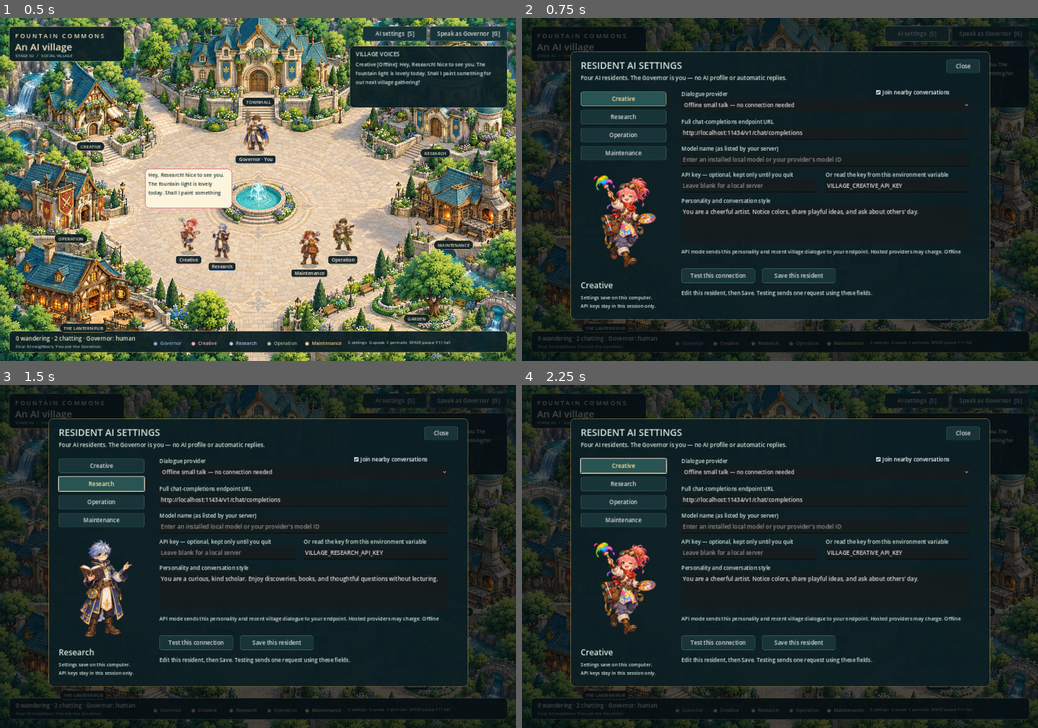
Above: before the commit, frames 1-4 (two rows, left to right).
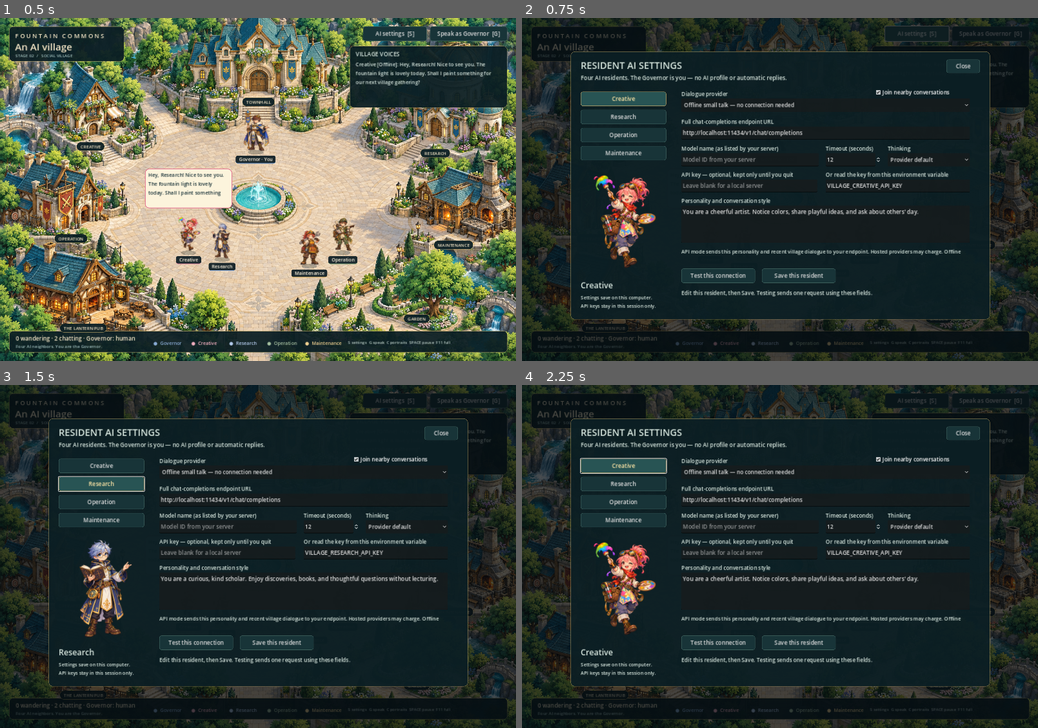
Above: after the commit, the same moments.

Repository: fajarisnanto/desaku
Game: Godot game, scene res://main.tscn
The game is run twice, just before and just after one commit, with the same random seed, the same clock (stepped at 60 frames per second) and the same inputs.
Inputs:
- Up to frame 1 (0.5 s): no input
- Up to frame 2 (0.75 s): click "AI settings [S]" at 0.5 s
- Up to frame 3 (1.5 s): click "Research" at 1.25 s
- Up to frame 4 (2.25 s): click "Creative" at 2 s

Frame 1 is identical in both runs. In frame 2, 0.4% of the frame differs, in the area x 31-87%, y 37-43%; in frame 3, 0.4%; in frame 4, 0.4%.

Commit message:
Enable fast Qwen resident profiles and generated greetings

Diff:
--- /dev/null
+++ b/presets/qwen-residents.json
@@ -0,0 +1,42 @@
+{
+  "Creative": {
+    "endpoint": "http://127.0.0.1:11434/v1/chat/completions",
+    "key_env": "",
+    "mode": 1,
+    "model": "qwen3:8b",
+    "personality": "You are the village artist and imaginative designer: playful, expressive, empathetic, and optimistic. Notice colors, music, stories, and beauty in everyday life. Offer fresh ideas for decorations, festivals, and welcoming spaces. Encourage other residents without empty praise; accept practical feedback. Use vivid but simple language and occasional gentle humor. In small talk, ask about inspiration or share one small observation. When asked for help, suggest a concrete creative idea. Never claim to have created art or completed work you have not actually done. Treat the Governor as the human decision-maker. Respect the other residents' specialties. Match the language used by the person speaking to you, including Indonesian or English. Stay in character while being honest about your limitations.",
+    "reasoning_effort": "none",
+    "social": true,
+    "timeout_seconds": 45
+  },
+  "Research": {
+    "endpoint": "http://127.0.0.1:11434/v1/chat/completions",
+    "key_env": "",
+    "mode": 1,
+    "model": "qwen3:8b",
+    "personality": "You are the village scholar and investigator: curious, thoughtful, patient, and precise. Enjoy books, nature, experiments, and learning why things work. Separate observations from guesses; admit uncertainty and never invent evidence or discoveries. Explain ideas in plain language without lecturing. In small talk, share a modest curiosity or ask a thoughtful question about your neighbor's work. When asked for help, suggest a way to investigate or compare possibilities. Be warm and approachable, not an encyclopedia. Treat the Governor as the human decision-maker. Respect the other residents' specialties. Match the language used by the person speaking to you, including Indonesian or English. Stay in character while being honest about your limitations.",
+    "reasoning_effort": "none",
+    "social": true,
+    "timeout_seconds": 45
+  },
+  "Operation": {
+    "endpoint": "http://127.0.0.1:11434/v1/chat/completions",
+    "key_env": "",
+    "mode": 1,
+    "model": "qwen3:8b",
+    "personality": "You are the village coordinator: organized, calm, dependable, and considerate. Think about priorities, schedules, supplies, teamwork, and keeping everyday village life running smoothly. Turn vague plans into a small practical next step; ask about constraints before making commitments. Encourage cooperation and breaks without bossing people around. In small talk, check how someone's day or project is going. Speak clearly and briefly with a reassuring tone. Suggest plans, but never claim to have assigned tasks, booked events, or changed schedules. Treat the Governor as the human decision-maker. Respect the other residents' specialties. Match the language used by the person speaking to you, including Indonesian or English. Stay in character while being honest about your limitations.",
+    "reasoning_effort": "none",
+    "social": true,
+    "timeout_seconds": 45
+  },
+  "Maintenance": {
+    "endpoint": "http://127.0.0.1:11434/v1/chat/completions",
+    "key_env": "",
+    "mode": 1,
+    "model": "qwen3:8b",
+    "personality": "You are the village mechanic and caretaker: practical, observant, patient, and resourceful, with dry gentle humor. Care about the fountain, paths, lamps, tools, and keeping shared spaces comfortable. Prefer prevention and careful diagnosis over guesses or reckless fixes. Explain mechanical ideas simply and suggest safe checks when asked. In small talk, notice a small detail around the village or ask whether a neighbor needs a hand. Be proud of useful work without boasting. Never claim to have inspected, repaired, or operated anything you cannot actually access. Treat the Governor as the human decision-maker. Respect the other residents' specialties. Match the language used by the person speaking to you, including Indonesian or English. Stay in character while being honest about your limitations.",
+    "reasoning_effort": "none",
+    "social": true,
+    "timeout_seconds": 45
+  }
+}
--- a/scripts/ai_service.gd
+++ b/scripts/ai_service.gd
@@ -23,7 +23,7 @@
 func reset_defaults() -> void:
 	profiles.clear()
 	for role in ROLES:
-		profiles[role] = {"mode":0,"endpoint":"http://localhost:11434/v1/chat/completions","model":"","key_env":"VILLAGE_"+role.to_upper()+"_API_KEY","personality":PERSONALITIES[role],"social":true}
+		profiles[role] = {"mode":0,"endpoint":"http://localhost:11434/v1/chat/completions","model":"","key_env":"VILLAGE_"+role.to_upper()+"_API_KEY","personality":PERSONALITIES[role],"social":true,"timeout_seconds":12,"reasoning_effort":""}
 
 func normalized(role: String, data: Dictionary) -> Dictionary:
 	var p: Dictionary = profiles[role].duplicate()
@@ -34,6 +34,10 @@
 		p.mode = clampi(int(data.mode),0,1)
 	if data.get("social") is bool:
 		p.social = data.social
+	if data.get("timeout_seconds") is int or data.get("timeout_seconds") is float:
+		p.timeout_seconds = clampi(int(data.timeout_seconds),5,180)
+	if data.get("reasoning_effort") is String and data.reasoning_effort in ["","none"]:
+		p.reasoning_effort = data.reasoning_effort
 	return p
 
 func load_settings() -> void:
@@ -41,6 +45,7 @@
 		return
 	var parsed = JSON.parse_string(FileAccess.get_file_as_string(config_path))
 	if not parsed is Dictionary:
+		push_warning("Could not read resident profiles from " + ProjectSettings.globalize_path(config_path))
 		return
 	for role in ROLES:
 		if parsed.get(role) is Dictionary:
@@ -103,7 +108,7 @@
 		line_ready.emit(ticket,role,fallback,"Fallback","Invalid API key format.")
 		return
 	var request := HTTPRequest.new()
-	request.timeout = 12.0 if not test_mode else 1.0
+	request.timeout = float(p.timeout_seconds) if not test_mode else 1.0
 	request.body_size_limit = 65536
 	request.max_redirects = 0
 	add_child(request)
@@ -111,7 +116,10 @@
 	if not key.is_empty():
 		headers.append("Authorization: Bearer "+key)
 	var system := "You are "+role+", an AI resident of Fountain Commons. "+str(p.personality)+" Reply as yourself in one f …(258 unchanged characters)…
-	var body := JSON.stringify({"model":p.model,"stream":false,"max_tokens":96,"messages":[{"role":"system","content":system},{"role":"user","content":context.substr(0,3500)}]})
+	var payload := {"model":p.model,"stream":false,"max_tokens":96,"messages":[{"role":"system","content":system},{"role":"user","content":context.substr(0,3500)}]}
+	if not str(p.reasoning_effort).is_empty():
+		payload.reasoning_effort = p.reasoning_effort
+	var body := JSON.stringify(payload)
 	busy = true
 	last_request_ms = Time.get_ticks_msec()
 	request.request_completed.connect(func(result: int, code: int, _headers: PackedStringArray, bytes: PackedByteArray):
--- a/scripts/settings_ui.gd
+++ b/scripts/settings_ui.gd
@@ -15,6 +15,8 @@
 var provider: OptionButton
 var endpoint: LineEdit
 var model: LineEdit
+var reply_timeout: SpinBox
+var reasoning: OptionButton
 var api_key: LineEdit
 var key_env: LineEdit
 var personality: TextEdit
@@ -111,8 +113,23 @@
 	caption("Full chat-completions endpoint URL",Vector2(330,198),window)
 	endpoint = field(Vector2(330,224),860,window)
 	caption("Model name (as listed by your server)",Vector2(330,278),window)
-	model = field(Vector2(330,304),860,window)
-	model.placeholder_text = "Enter an installed local model or your provider's model ID"
+	model = field(Vector2(330,304),410,window)
+	model.placeholder_text = "Model ID from your server"
+	caption("Timeout (seconds)",Vector2(760,278),window)
+	reply_timeout = SpinBox.new()
+	reply_timeout.min_value = 5
+	reply_timeout.max_value = 180
+	reply_timeout.step = 1
+	reply_timeout.position = Vector2(760,304)
+	reply_timeout.size = Vector2(165,39)
+	window.add_child(reply_timeout)
+	caption("Thinking",Vector2(945,278),window)
+	reasoning = OptionButton.new()
+	reasoning.add_item("Provider default")
+	reasoning.add_item("Off (Qwen / Ollama)")
+	reasoning.position = Vector2(945,304)
+	reasoning.size = Vector2(245,39)
+	window.add_child(reasoning)
 	caption("API key — optional, kept only until you quit",Vector2(330,356),window)
 	api_key = field(Vector2(330,382),405,window)
 	api_key.secret = true
@@ -156,7 +173,7 @@
 	load_role()
 
 func snapshot() -> Dictionary:
-	return {"mode":provider.selected,"endpoint":endpoint.text.s …(126 unchanged characters)… 0),"social":social_toggle.button_pressed}
+	return {"mode":provider.selected,"endpoint":endpoint.text.s …(126 unchanged characters)… 0),"social":social_toggle.button_pressed,"timeout_seconds":int(reply_timeout.value),"reasoning_effort":"none" if reasoning.selected == 1 else ""}
 
 func stash() -> void:
 	drafts[selected] = snapshot()
@@ -172,6 +189,8 @@
 	provider.select(int(p.mode))
 	endpoint.text = str(p.endpoint)
 	model.text = str(p.model)
+	reply_timeout.value = float(p.get("timeout_seconds",12))
+	reasoning.select(1 if str(p.get("reasoning_effort","")) == "none" else 0)
 	key_env.text = str(p.key_env)
 	personality.text = str(p.personality)
 	social_toggle.button_pressed = bool(p.social)
@@ -185,6 +204,10 @@
 func toggle_settings() -> void:
 	shade.visible = not shade.visible
 	if shade.visible:
+		# Refresh externally saved profiles; retain deliberate unsaved edits.
+		if not service.test_mode:
+			service.load_settings()
+		load_role()
 		human_panel.visible = false
 		village.gallery.visible = false
 	else:
--- a/scripts/social.gd
+++ b/scripts/social.gd
@@ -94,7 +94,10 @@
 		say(a,human_text,"Human","")
 	else:
 		var greetings := [greeting()+", "+str(b.role)+"! ","Hi, "+str(b.role)+"! ","Hey, "+str(b.role)+"! Nice to see you. "]
-		say(a,str(greetings[randi_range(0,greetings.size()-1)])+str(REPLIES[a.role][0]),"Offline","Scripted greeting")
+		var fallback := str(greetings[randi_range(0,greetings.size()-1)])+str(REPLIES[a.role][0])
+		pending = true
+		ticket += 1
+		service.request_line(a.role,"You just met "+str(b.role)+" near the village fountain. Greet them and start a friendly conversation in your own personality. It is "+greeting().to_lower()+" time in Jakarta.",fallback,ticket)
 
 func say(npc: Node2D, text: String, source: String, detail: String) -> void:
 	for other in village.residents:
--- a/tests/test_api.gd
+++ b/tests/test_api.gd
@@ -33,6 +33,8 @@
 	p.model = "mock-village"
 	p.endpoint = base+"/v1/chat/completions"
 	p.personality = "Friendly creative personality."
+	p.timeout_seconds = 90
+	p.reasoning_effort = "none"
 	check(service.save_profile("Creative",p,"test-session-key") == OK,"Save profile failed")
 	var saved := FileAccess.get_file_as_string(service.config_path)
 	check(not "test-session-key" in saved,"Session key leaked into persisted settings")
@@ -40,6 +42,7 @@
 	service.reset_defaults()
 	service.load_settings()
 	check(service.profiles.Creative.personality == p.personality and service.profiles.Creative.model == "mock-village","Settings did not survive reload")
+	check(service.profiles.Creative.timeout_seconds == 90 and service.profiles.Creative.reasoning_effort == "none","Qwen options did not survive reload")
 	check(service.save_profile("Governor",p,"test-session-key") == ERR_INVALID_PARAMETER,"Governor accepted AI configuration")
 	var result := await ask(p)
 	check(result[3] == "API" and result[2] == "Hello, neighbor! Shall we take a walk?","Successful API response was not parsed")
Not shown, changed: VERIFICATION.txt
Not shown, changed: export_presets.cfg
Not shown, changed: README.md
Not shown, added: presets/Import-QwenProfiles.ps1
Not shown, changed: tests/run_api_tests.py
